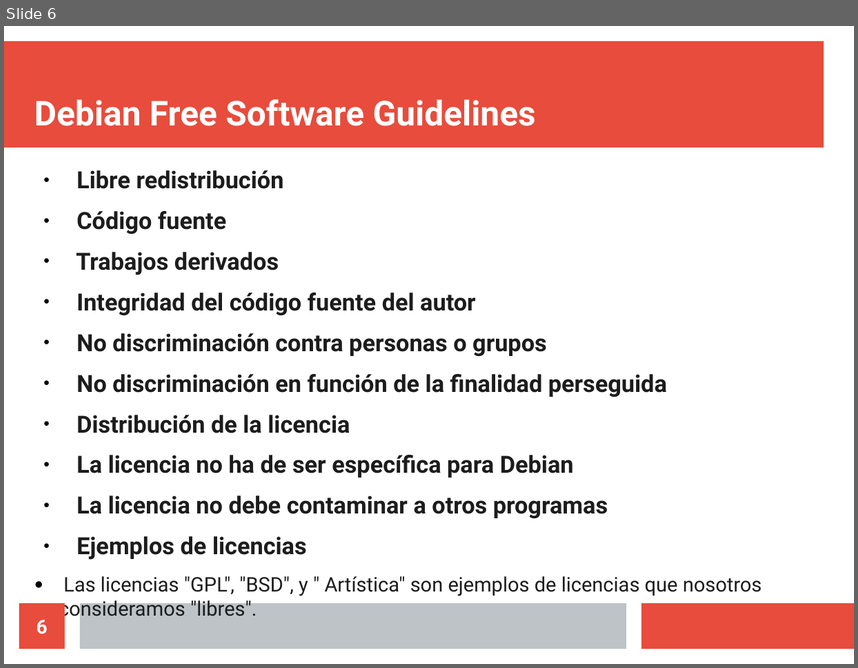
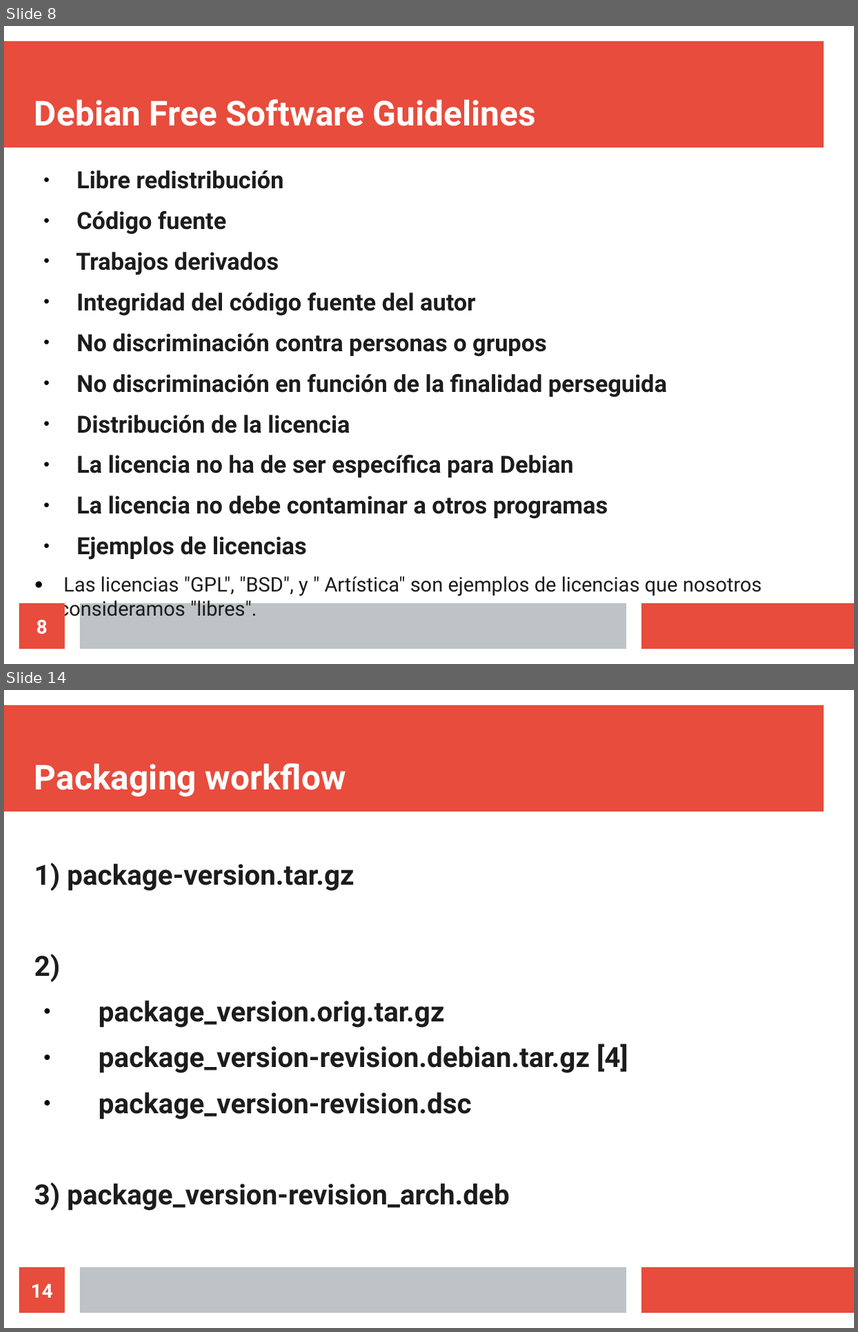
Before and after one commit to eamanu/Talks, a slide deck: 2019/EILAR/talleres/Debian/DebianPackagingIntro.odp. Shown one above the other, each under a label of ours: slide 6 before the commit, slides 8 and 14 after it; the slides between them are not shown. The pictures are 858x668 and 858x1332 pixels, drawn with LibreOffice and Linux fonts; fonts in the diff are those of the drawing. Boxes give left, top, right and bottom in pixels: in the first picture for what was removed or moved away, otherwise in the second. Text is boxed around its words. In the diff, an @@ line names an element or a change of style, - is before the commit and + after.

Commit message:
Taller Debian finalizado

```diff
--- a/2019/EILAR/talleres/Debian/DebianPackagingIntro.odp
+++ b/2019/EILAR/talleres/Debian/DebianPackagingIntro.odp
@@ slide 14 added at (x1=4, y1=690, x2=854, y2=1328), background #FFFFFF; not listed: 3 template elements that a slide beside it also shows @@
@@ title added at (x1=34, y1=763, x2=346, y2=797), 32 pt, text #FFFFFF, bold @@
+Packaging workflow
@@ text added at (x1=34, y1=862, x2=628, y2=1210), 26 pt, text #1C1C1C, bold @@
+1) package-version.tar.gz
+2)
+● package_version.orig.tar.gz
+● package_version-revision.debian.tar.gz [4]
+● package_version-revision.dsc
+3) package_version-revision_arch.deb
@@ page number added at (x1=19, y1=1267, x2=65, y2=1312), fill #E74C3C, 18 pt, text #FFFFFF, bold @@
+14
@@ what was slide 6 is now slide 8 @@
@@ page number at (x1=36, y1=619, x2=47, y2=634): text changed @@
-6
+8
```
Also in this commit, not shown: 1 slide changed, 17 other slides added.
